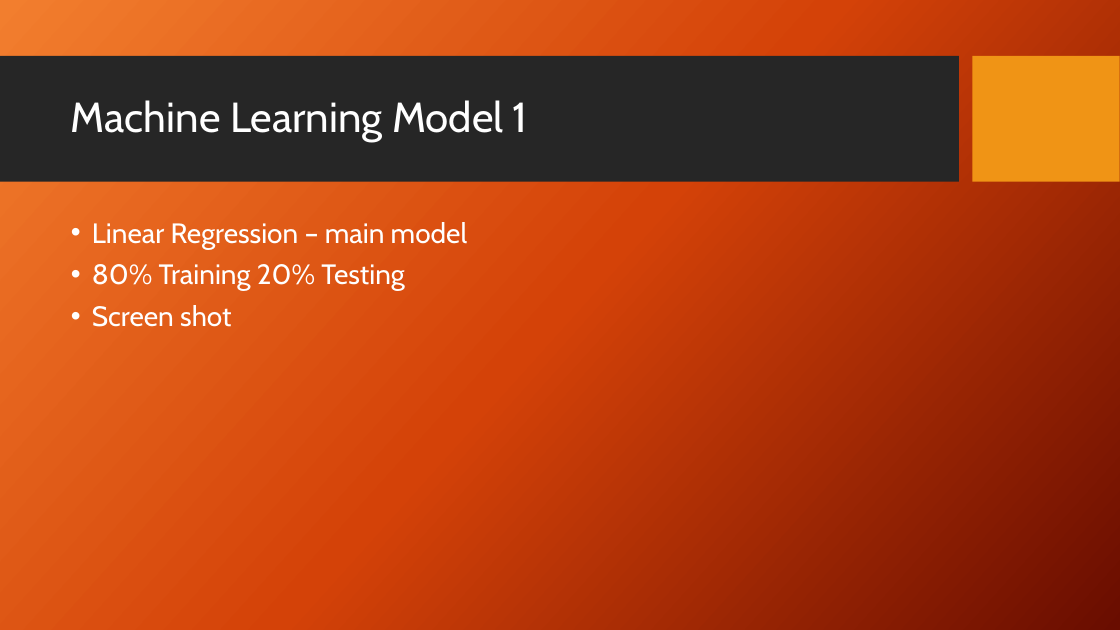
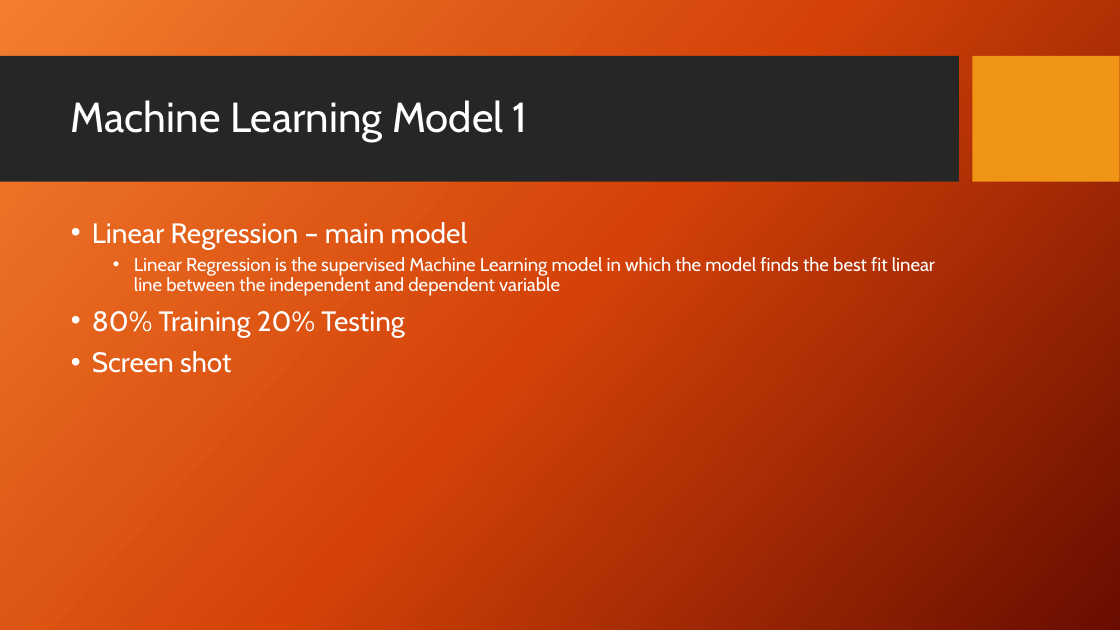
Before and after one commit to helleborus22/Machine-Learning-Project4, a slide deck: slide 5 of Project 4 Group 6 112922.pptx. Drawn at 1120x630 pixels with LibreOffice and Linux fonts; fonts in the diff are those of the drawing; background and template pictures are left out. Boxes give left, top, right and bottom in pixels: in the first picture for what was removed or moved away, otherwise in the second. Text is boxed around its words. In the diff, an @@ line names an element or a change of style, - is before the commit and + after.

Commit message:
Updated slides - 5 to 8

```diff
--- a/Project 4 Group 6 112922.pptx
+++ b/Project 4 Group 6 112922.pptx
@@ text at [134,257,935,296]: paragraph added @@
+  • Linear Regression is the supervised Machine Learning model in which the model finds the best fit linear line between the independent and dependent variable
```
Also in this commit, not shown: 3 other slides changed.
